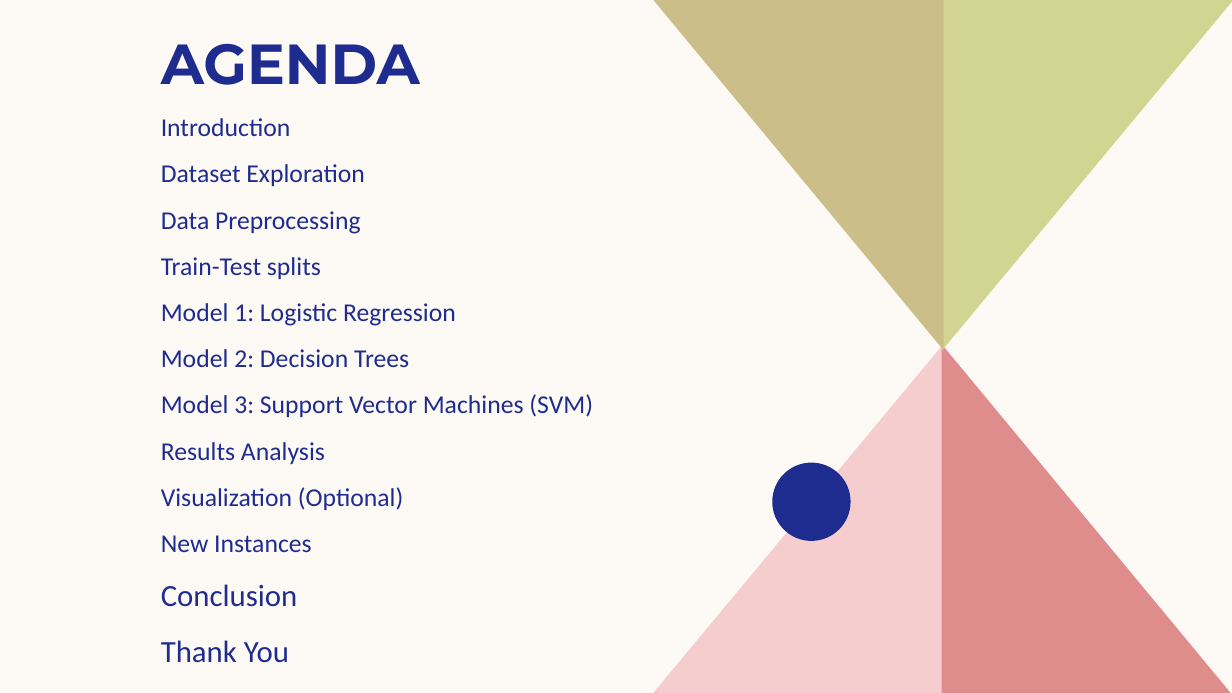
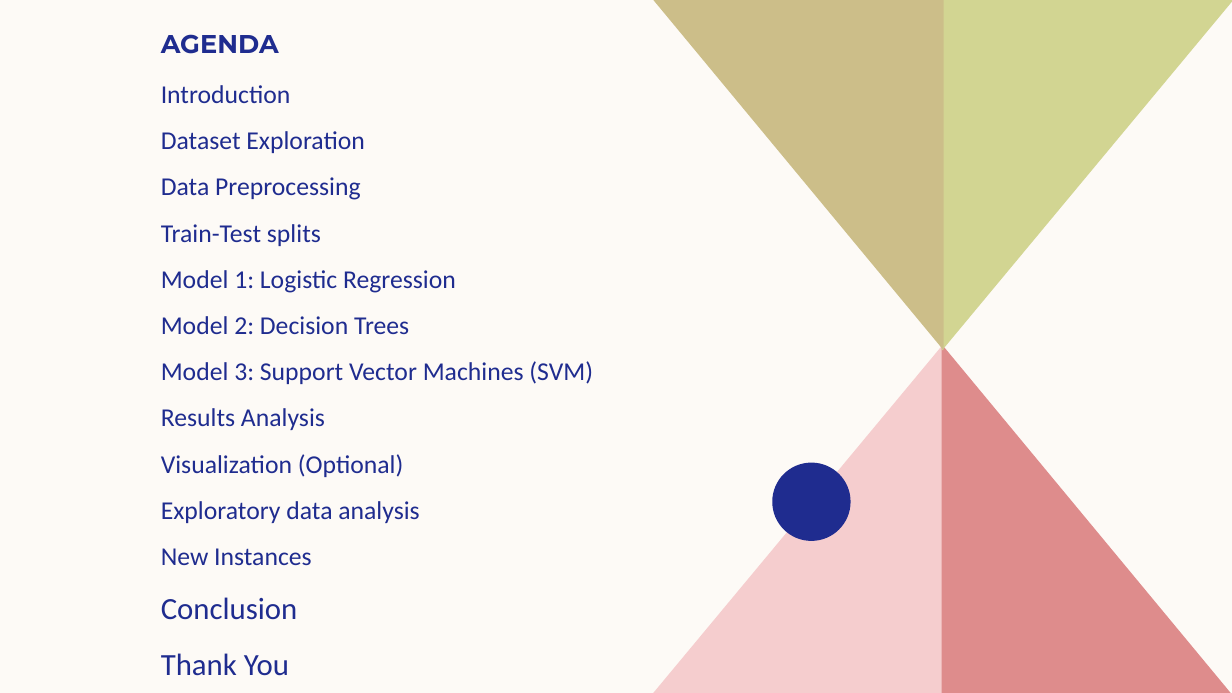
Before and after one commit to bigkebs/code-path-preview, a slide deck: slide 2 of Wine Classification Project_KBM_2024.pptx. Drawn at 1232x693 pixels with LibreOffice and Linux fonts; fonts in the diff are those of the drawing. Boxes give left, top, right and bottom in pixels: in the first picture for what was removed or moved away, otherwise in the second. Text is boxed around its words. In the diff, an @@ line names an element or a change of style, - is before the commit and + after.

```diff
--- a/Wine Classification Project_KBM_2024.pptx
+++ b/Wine Classification Project_KBM_2024.pptx
@@ title "AGENDA" at bbox=[161, 34, 279, 54]: size 44 to 20 pt @@
@@ text "Introduction": place and size @@
-text "Introduction" at bbox=[161, 118, 593, 663]
+text "Introduction" at bbox=[161, 85, 593, 676]
@@ text at bbox=[161, 501, 419, 523]: paragraph added @@
+Exploratory data analysis
```
Also in this commit, not shown: 11 slides added.
